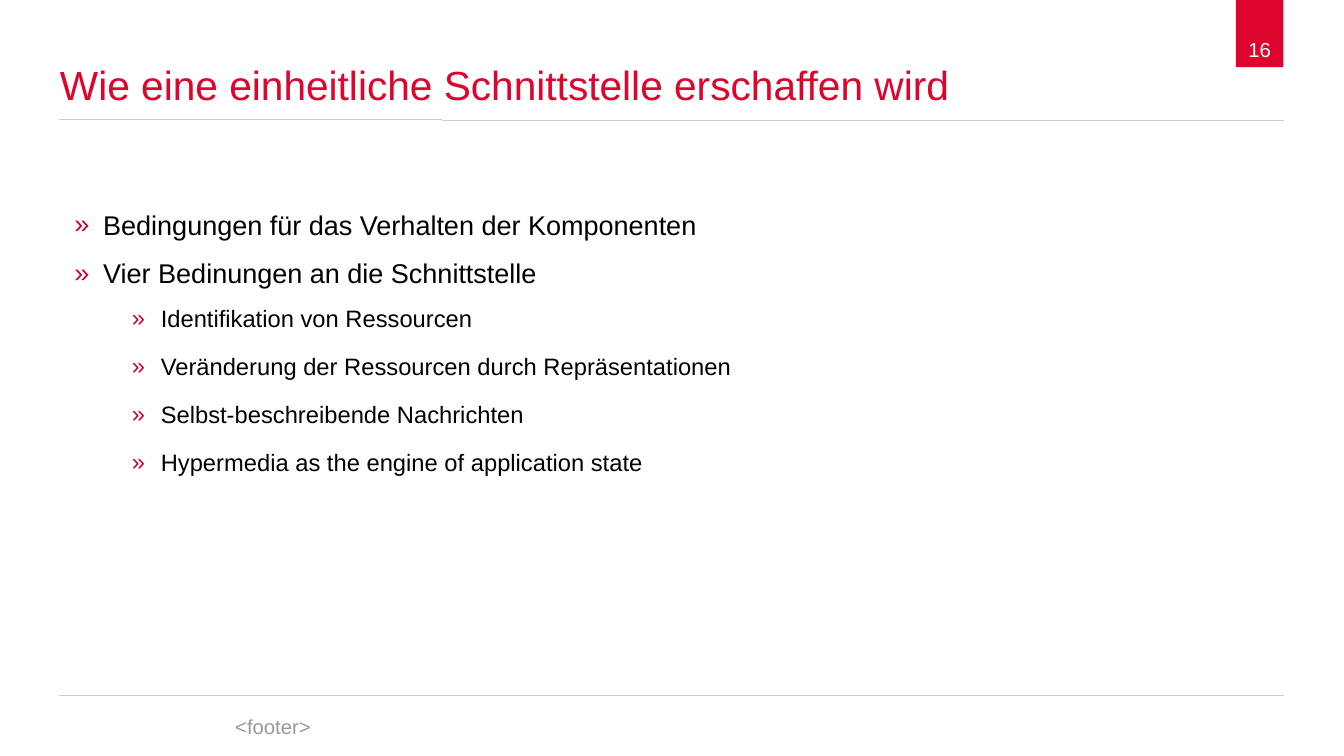
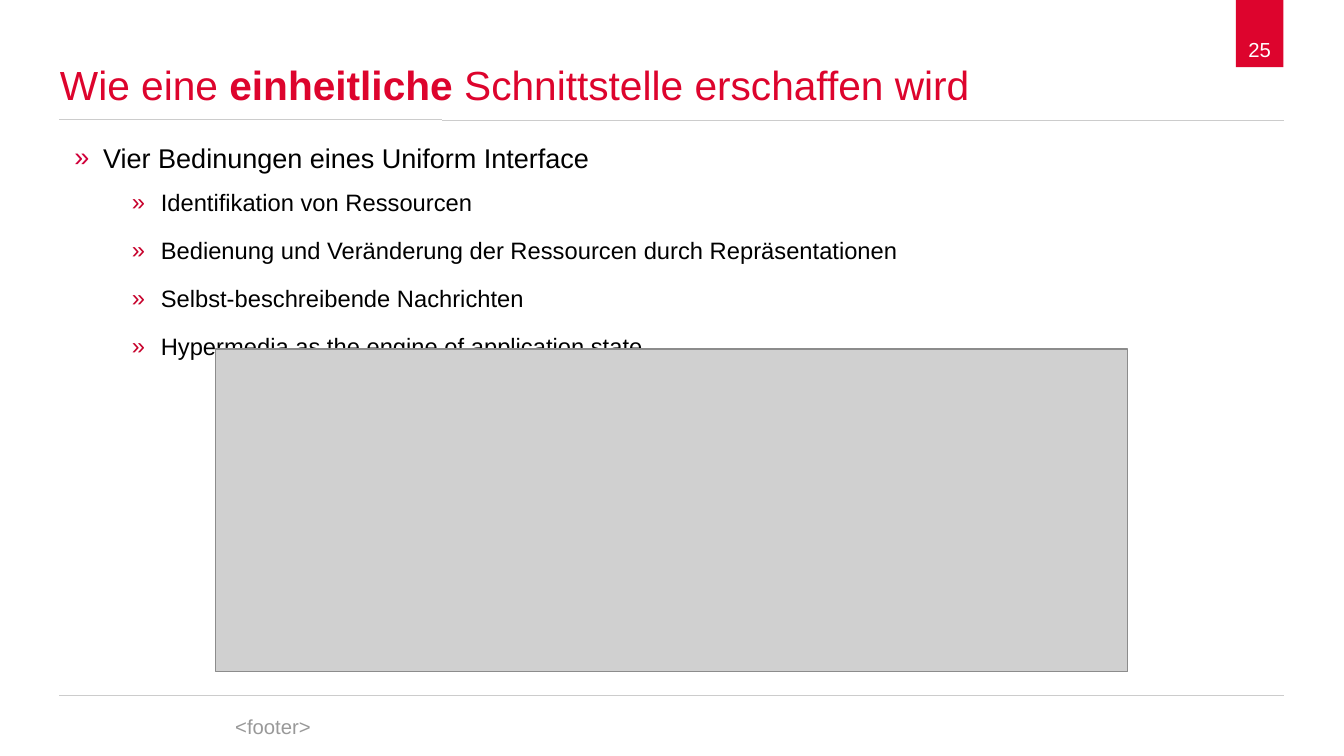
Before and after one commit to spaceone/presentations, a slide deck: slide 25 of representational-state-transfer/representational-state-transfer.odp (slide 16 before the commit). Drawn at 1344x756 pixels with LibreOffice and Linux fonts; fonts in the diff are those of the drawing; grey boxes stand for pictures; background and template pictures are left out. Boxes give left, top, right and bottom in pixels: in the first picture for what was removed or moved away, otherwise in the second. Text is boxed around its words. In the diff, an @@ line names an element or a change of style, - is before the commit and + after.

```diff
--- a/representational-state-transfer/representational-state-transfer.odp
+++ b/representational-state-transfer/representational-state-transfer.odp
@@ title "Wie eine einheitliche Schnittstelle erschaffen ..." at (60, 70, 970, 101): bold on in "einheitliche" @@
@@ page number at (1248, 43, 1271, 58): text changed @@
-16
+25
@@ text "Vier Bedinungen eines Uniform Interface": place and size @@
-text "Vier Bedinungen eines Uniform Interface" at (103, 215, 730, 476)
+text "Vier Bedinungen eines Uniform Interface" at (103, 148, 897, 361)
@@ text at (103, 148, 589, 173): text changed @@
-» Bedingungen für das Verhalten der Komponenten
-» Vier Bedinungen an die Schnittstelle
+» Vier Bedinungen eines Uniform Interface
@@ text at (161, 241, 897, 264): text changed @@
-    » Veränderung der Ressourcen durch Repräsentationen
+    » Bedienung und Veränderung der Ressourcen durch Repräsentationen
@@ picture added at (216, 349, 1128, 672) @@
```
Also in this commit, not shown: 15 other slides changed, 15 slides added, 4 slides removed, 3 other files.
